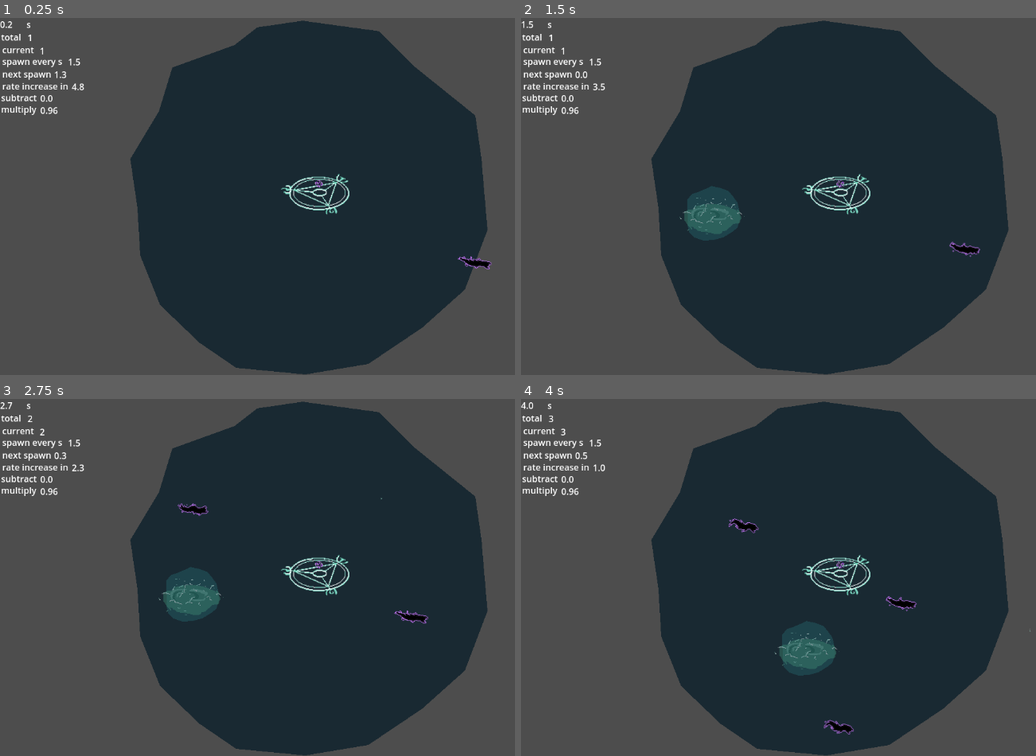
Above: before the commit, frames 1-4 (two rows, left to right).
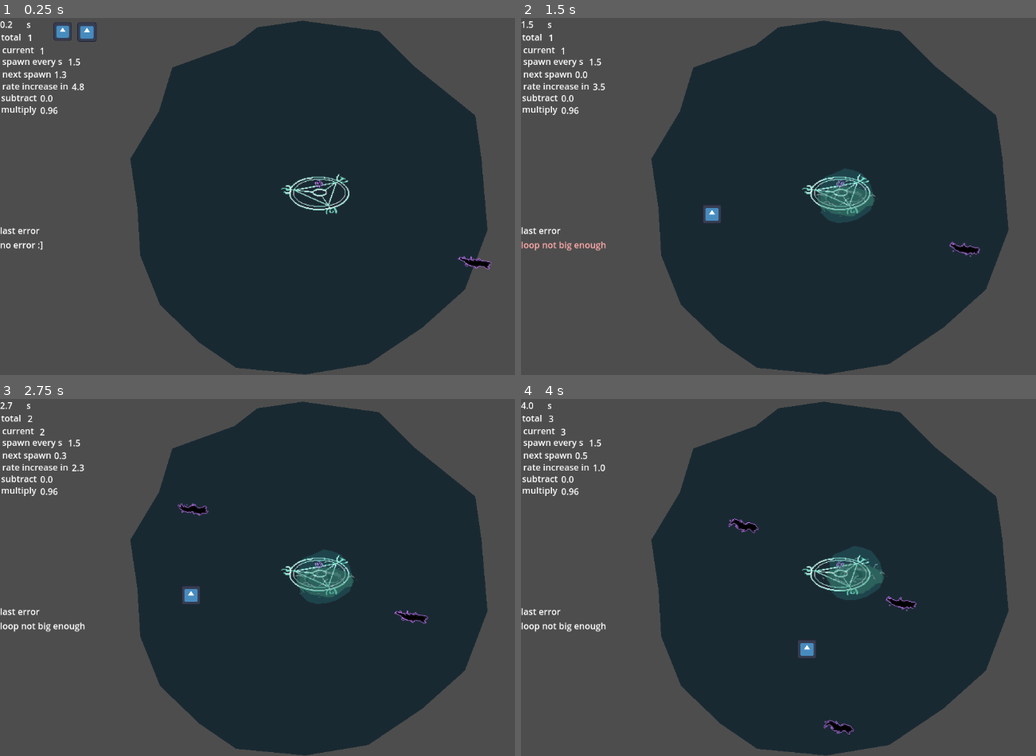
Above: after the commit, the same moments.

Repository: alifeee/loop
Game: Godot game, scene res://scenes/main.tscn
Two runs of this game, one before a commit and one after it. Both use one fixed random seed, a clock stepped at 60 frames per second and the inputs below. The engine's default icon, where the game draws it, is replaced by a stand-in: a white triangle on a blue panel in a dark square.
Inputs (mouse positions are in pixels of both pictures, inside the frame that each line leads up to):
- Up to frame 1 (0.25 s): no input
- Up to frame 2 (1.5 s): move the mouse to (979, 178) at 0.52 s; press the mouse at (979, 178) at 0.53 s; tap Enter at 1.25 s; move the mouse to (711, 214) at 1.27 s; release the mouse at (711, 214) at 1.28 s; click (711, 214) at 1.35 s
- Up to frame 3 (2.75 s): move the mouse to (381, 498) at 2.02 s; press the mouse at (381, 498) at 2.03 s
- Up to frame 4 (4 s): move the mouse to (809, 648) at 2.77 s; release the mouse at (809, 648) at 2.78 s; click (809, 648) at 2.85 s; move the mouse to (1030, 631) at 3.52 s; press the mouse at (1030, 631) at 3.53 s

The runs differ from the first frame. In frame 1, 0.4% of the frame differs, in the area x 0-19%, y 1-66%; in frame 2, 2.5%; in frame 3, 2.5%; in frame 4, 2.6%, in the area x 0-99%, y 41-78%.
Error before the commit: Invalid access to property or key 'position' on a base object of type 'InputEventKey'. (res://scripts/player.gd:68)
Error after the commit: Invalid access to property or key 'position' on a base object of type 'InputEventKey'. (res://scripts/player.gd:75)

Commit message:
fix looping and limit loop size by rectangle area ;]

Diff:
--- a/project.godot
+++ b/project.godot
@@ -26,3 +26,8 @@
 "events": [Object(InputEventKey,"resource_local_to_scene":false,"resource_name":"","device":-1,"window_id":0,"alt_press …(191 unchanged characters)…
 ]
 }
+Magic={
+"deadzone": 0.2,
+"events": [Object(InputEventMouseButton,"resource_local_to_scene":false,"resource_name":"","device":-1,"window_id":0,"alt_pressed":false,"shift_pressed":false,"ctrl_pressed":false,"meta_pressed":false,"button_mask":1,"position":Vector2(142, 28),"global_position":Vector2(151, 76),"factor":1.0,"button_index":1,"canceled":false,"pressed":true,"double_click":false,"script":null)
+]
+}
--- a/scenes/loop_segment.tscn
+++ b/scenes/loop_segment.tscn
@@ -37,6 +37,6 @@
 }]
 
 [node name="LoopSegment" type="AnimatedSprite2D"]
-scale = Vector2(0.205, 0.495)
 sprite_frames = SubResource("SpriteFrames_m5s2p")
 autoplay = "default"
+frame_progress = 0.369868
--- a/scenes/main.tscn
+++ b/scenes/main.tscn
@@ -1,7 +1,8 @@
-[gd_scene load_steps=15 format=3 uid="uid://c06e8kqm41gh3"]
+[gd_scene load_steps=16 format=3 uid="uid://c06e8kqm41gh3"]
 
 [ext_resource type="Script" uid="uid://cis34mrvusi2o" path="res://scripts/portal.gd" id="1_0wfyh"]
 [ext_resource type="Script" uid="uid://c8u5g67s4bvvo" path="res://scripts/player.gd" id="1_jyhfs"]
+[ext_resource type="Texture2D" uid="uid://wajv0p62nlg7" path="res://icon.svg" id="1_o5qli"]
 [ext_resource type="Texture2D" uid="uid://bx70glaekxydg" path="res://assets/non-animations/background_placeholder.png" id="2_o6xl0"]
 [ext_resource type="Texture2D" uid="uid://br1a4v37vsbi3" path="res://assets/non-animations/portal.png" id="2_tbgi4"]
 [ext_resource type="PackedScene" uid="uid://cm3qopymteb3r" path="res://scenes/globals.tscn" id="2_tipki"]
@@ -51,12 +52,22 @@
 loop1 = NodePath("Loop1")
 DAMAGE_PERCENT = 100.0
 
-[node name="Globals" parent="." instance=ExtResource("2_tipki")]
-
 [node name="Polygon2D" type="Polygon2D" parent="."]
 position = Vector2(-18, 2)
 texture = ExtResource("2_o6xl0")
 polygon = PackedVector2Array(566, 3, 705, 22, 771, 88, 879, 175, 890, 252, 901, 383, 860, 491, 783, 560, 685, 626, 571, 645, 446, 633, 380, 588, 308, 519, 272, 429, 267, 343, 254, 254, 306, 167, 330, 88, 443, 47, 484, 15)
+
+[node name="position" type="Sprite2D" parent="."]
+position = Vector2(113.5, 24.5)
+scale = Vector2(0.257812, 0.257812)
+texture = ExtResource("1_o5qli")
+
+[node name="end" type="Sprite2D" parent="."]
+position = Vector2(157.5, 25.5)
+scale = Vector2(0.273438, 0.273438)
+texture = ExtResource("1_o5qli")
+
+[node name="Globals" parent="." instance=ExtResource("2_tipki")]
 
 [node name="Centre" type="Node2D" parent="."]
 
@@ -91,106 +102,134 @@
 [node name="CanvasLayer" type="CanvasLayer" parent="."]
 script = ExtResource("5_tefeu")
 
-[node name="TimeLabel" type="Label" parent="CanvasLayer"]
+[node name="stats" type="Control" parent="CanvasLayer"]
+layout_mode = 3
+anchors_preset = 0
+offset_right = 40.0
+offset_bottom = 40.0
+
+[node name="TimeLabel" type="Label" parent="CanvasLayer/stats"]
 offset_right = 40.0
 offset_bottom = 23.0
 text = "12.5"
 
-[node name="Label" type="Label" parent="CanvasLayer"]
+[node name="Label" type="Label" parent="CanvasLayer/stats"]
 offset_left = 48.0
 offset_right = 88.0
 offset_bottom = 23.0
 text = "s"
 
-[node name="TotalEnemies" type="Label" parent="CanvasLayer"]
+[node name="TotalEnemies" type="Label" parent="CanvasLayer/stats"]
 offset_left = 50.0
 offset_top = 24.0
 offset_right = 90.0
 offset_bottom = 47.0
 
-[node name="Label2" type="Label" parent="CanvasLayer"]
+[node name="Label2" type="Label" parent="CanvasLayer/stats"]
 offset_left = 2.0
 offset_top = 23.0
 offset_right = 42.0
 offset_bottom = 46.0
 text = "total"
 
-[node name="CurrentEnemies" type="Label" parent="CanvasLayer"]
+[node name="CurrentEnemies" type="Label" parent="CanvasLayer/stats"]
 offset_left = 72.0
 offset_top = 48.0
 offset_right = 112.0
 offset_bottom = 71.0
 
-[node name="Label3" type="Label" parent="CanvasLayer"]
+[node name="Label3" type="Label" parent="CanvasLayer/stats"]
 offset_left = 4.0
 offset_top = 46.0
-offset_right = 44.0
+offset_right = 62.0
 offset_bottom = 69.0
 text = "current"
 
-[node name="CurrentRate" type="Label" parent="CanvasLayer"]
+[node name="CurrentRate" type="Label" parent="CanvasLayer/stats"]
 offset_left = 123.0
 offset_top = 68.0
 offset_right = 163.0
 offset_bottom = 91.0
 
-[node name="Label4" type="Label" parent="CanvasLayer"]
+[node name="Label4" type="Label" parent="CanvasLayer/stats"]
 offset_left = 4.0
 offset_top = 67.0
-offset_right = 111.0
+offset_right = 113.0
 offset_bottom = 90.0
 text = "spawn every s"
 
-[node name="NextSpawnLabel" type="Label" parent="CanvasLayer"]
+[node name="NextSpawnLabel" type="Label" parent="CanvasLayer/stats"]
 offset_left = 4.0
 offset_top = 90.0
 offset_right = 113.0
 offset_bottom = 113.0
 text = "next spawn"
 
-[node name="NextSpawn" type="Label" parent="CanvasLayer"]
+[node name="NextSpawn" type="Label" parent="CanvasLayer/stats"]
 offset_left = 98.0
 offset_top = 91.0
 offset_right = 138.0
 offset_bottom = 114.0
 
-[node name="RateIncrease" type="Label" parent="CanvasLayer"]
+[node name="RateIncrease" type="Label" parent="CanvasLayer/stats"]
 offset_left = 130.0
 offset_top = 113.0
 offset_right = 170.0
 offset_bottom = 136.0
 
-[node name="Label5" type="Label" parent="CanvasLayer"]
+[node name="Label5" type="Label" parent="CanvasLayer/stats"]
 offset_left = 4.0
 offset_top = 112.0
 offset_right = 124.0
 offset_bottom = 135.0
 text = "rate increase in"
 
-[node name="RateSubtractLabel" type="Label" parent="CanvasLayer"]
+[node name="RateSubtractLabel" type="Label" parent="CanvasLayer/stats"]
 offset_left = 2.0
 offset_top = 133.0
 offset_right = 122.0
 offset_bottom = 156.0
 text = "subtract"
 
-[node name="RateSubtract" type="Label" parent="CanvasLayer"]
+[node name="RateSubtract" type="Label" parent="CanvasLayer/stats"]
 offset_left = 73.0
 offset_top = 134.0
 offset_right = 113.0
 offset_bottom = 157.0
 
-[node name="RateMult" type="Label" parent="CanvasLayer"]
+[node name="RateMult" type="Label" parent="CanvasLayer/stats"]
 offset_left = 73.0
 offset_top = 156.0
 offset_right = 113.0
 offset_bottom = 179.0
 
-[node name="RateMultLabel" type="Label" parent="CanvasLayer"]
+[node name="RateMultLabel" type="Label" parent="CanvasLayer/stats"]
 offset_left = 2.0
 offset_top = 154.0
 offset_right = 122.0
 offset_bottom = 177.0
 text = "multiply"
 
+[node name="errors" type="Control" parent="CanvasLayer"]
+layout_mode = 3
+anchors_preset = 0
+offset_right = 40.0
+offset_bottom = 40.0
+
+[node name="ErrorLabel" type="Label" parent="CanvasLayer/errors"]
+layout_mode = 0
+offset_top = 374.0
+offset_right = 72.0
+offset_bottom = 397.0
+text = "last error"
+
+[node name="Error" type="Label" parent="CanvasLayer/errors"]
+layout_mode = 0
+offset_top = 400.0
+offset_right = 168.0
+offset_bottom = 423.0
+text = "no error :]"
+autowrap_mode = 1
+
+[connection signal="error" from="." to="CanvasLayer" method="display_error"]
 [connection signal="timeout" from="Spawner/SpawnTimer" to="Spawner" method="_on_timer_timeout"]
--- a/scripts/player.gd
+++ b/scripts/player.gd
@@ -1,6 +1,11 @@
 extends Node2D
 
+var rng = RandomNumberGenerator.new()
+
+signal error(msg)
+
 @export var loop1: Loop
+@export var LOOP_MIN_AREA: float = 2500
 @export var LOOP_SPRITE_DISTANCE: float = 5
 @export var LOOP_RADIUS: float = 50
 @export var DAMAGE_PERCENT: float = 50
@@ -22,13 +27,6 @@
 			#print("demon is hit !", demon)
 			demon.hit(DAMAGE_PERCENT)
 
-func add_mouse_position(v2: Vector2):
-	mouse_positions.append(v2)
-	var loop: AnimatedSprite2D = packed_loop_segment.instantiate()
-	loop.position = v2
-	loop_segments.append(loop)
-	add_child(loop)
-
 func _input(event):
 	# pause game
 	if event.is_action_pressed("Pause"):
@@ -39,31 +37,50 @@
 		elif Globals.gamestate == Globals.GAMESTATES.PAUSED:
 			Globals.resume()
 	# start looping!
-	if event is InputEventMouseButton and event.is_pressed():
-		is_held = true
+	if event is InputEventMouseButton and event.is_pressed() and event.is_action_pressed("Magic"):
+		if Globals.gamestate == Globals.GAMESTATES.PLAYING:
+			is_held = true
+			mouse_positions.append(event.position)
 	# stop looping!
-	if event is InputEventMouseButton and event.is_released():
+	elif event is InputEventMouseButton and event.is_released():
 		is_held = false
 		# work out centroid of loop
-		var tot_vector = Vector2(0,0)
+		var centroid = Vector2(0,0)
 		for pos in mouse_positions:
-			tot_vector = tot_vector + pos
-		var avg_vector = Vector2(
-			tot_vector.x / len(mouse_positions),
-			tot_vector.y / len(mouse_positions)
-		)
-		mouse_positions = []
-		# move loop and trigger actions
-		do_loop_damage(avg_vector, LOOP_RADIUS)
+			centroid = centroid + (pos / len(mouse_positions))
+		# loop checks
+		var loop_rect = Rect2(mouse_positions[0], Vector2(0,0))
+		print(mouse_positions)
+		for mouse_position in mouse_positions:
+			loop_rect = loop_rect.expand(mouse_position)
+		var rect_area = loop_rect.get_area()
+		print("position:", loop_rect.position)
+		print("end:", loop_rect.end)
+		print("area:", rect_area)
+		$position.position = loop_rect.position
+		$end.position = loop_rect.end
+		if rect_area > LOOP_MIN_AREA:
+			# move loop and trigger actions
+			do_loop_damage(centroid, LOOP_RADIUS)
+		else:
+			error.emit("loop not big enough")
 		# delete sprite segments
 		for loop_segment in loop_segments:
 			loop_segment.queue_free()
+		mouse_positions = []
 		loop_segments = []
 	# continue looping !
-	if is_held:
-		# calculate distance difference (refactor this)
-		if len(mouse_positions) == 0:
-			add_mouse_position(event.position)
-		else:
-			if len(mouse_positions) and event.position.distance_to(mouse_positions[-1]) > LOOP_SPRITE_DISTANCE:
-				add_mouse_position(event.position)
+	elif is_held:
+		var last_position = mouse_positions[-1]
+		var this_position = event.position
+		if this_position.distance_to(last_position) > LOOP_SPRITE_DISTANCE:
+			mouse_positions.append(this_position)
+			# add sprite at midpoint
+			var midpoint = last_position.lerp(this_position, 0.5)
+			var loopsprite: AnimatedSprite2D = packed_loop_segment.instantiate()
+			var num_frames = loopsprite.sprite_frames.get_frame_count("default")
+			loopsprite.frame = rng.randi_range(0, num_frames)
+			loopsprite.frame_progress = rng.randf_range(0, 1)
+			loopsprite.position = event.position
+			loop_segments.append(loopsprite)
+			add_child(loopsprite)
--- a/scripts/userinterface.gd
+++ b/scripts/userinterface.gd
@@ -1,6 +1,7 @@
 extends CanvasLayer
 
 var time_elapsed: float
+var errortween: Tween
 
 #func _ready() -> void:
 	#start_time = Time.get_unix_time_from_system()
@@ -9,25 +10,34 @@
 	# time
 	if Globals.gamestate == Globals.GAMESTATES.PLAYING:
 		time_elapsed += delta
-	$TimeLabel.text = str(snapped(time_elapsed, 0.1))
+	$stats/TimeLabel.text = str(snapped(time_elapsed, 0.1))
 
 	# enemies total
-	$TotalEnemies.text = str(Globals.total_demons)
+	$stats/TotalEnemies.text = str(Globals.total_demons)
 
 	# enemies now
-	$CurrentEnemies.text = str(len(Globals.demons))
+	$stats/CurrentEnemies.text = str(len(Globals.demons))
 
 	# current rate
-	$CurrentRate.text = str($"../Spawner/SpawnTimer".wait_time)
+	$stats/CurrentRate.text = str($"../Spawner/SpawnTimer".wait_time)
 
 	# next spawn
-	$NextSpawn.text = str(snapped($"../Spawner/SpawnTimer".time_left, 0.1))
+	$stats/NextSpawn.text = str(snapped($"../Spawner/SpawnTimer".time_left, 0.1))
 
 	# current rate timer
-	$RateIncrease.text = str(snapped($"../Spawner/RateTimer".time_left, 0.1))
+	$stats/RateIncrease.text = str(snapped($"../Spawner/RateTimer".time_left, 0.1))
 
 	# rate subtract
-	$RateSubtract.text = str($"../Spawner".rate_subtract_s)
+	$stats/RateSubtract.text = str($"../Spawner".rate_subtract_s)
 
 	# rate mult
-	$RateMult.text = str($"../Spawner".rate_multiply)
+	$stats/RateMult.text = str($"../Spawner".rate_multiply)
+
+func display_error(errortext: String) -> void:
+	var errorlabel = $errors/Error
+	errorlabel.text = errortext
+	if errortween:
+		errortween.kill()
+	errortween = get_tree().create_tween()
+	errorlabel.modulate = Color("#f00")
+	errortween.tween_property(errorlabel, "modulate", Color("#fff"), 0.1)
